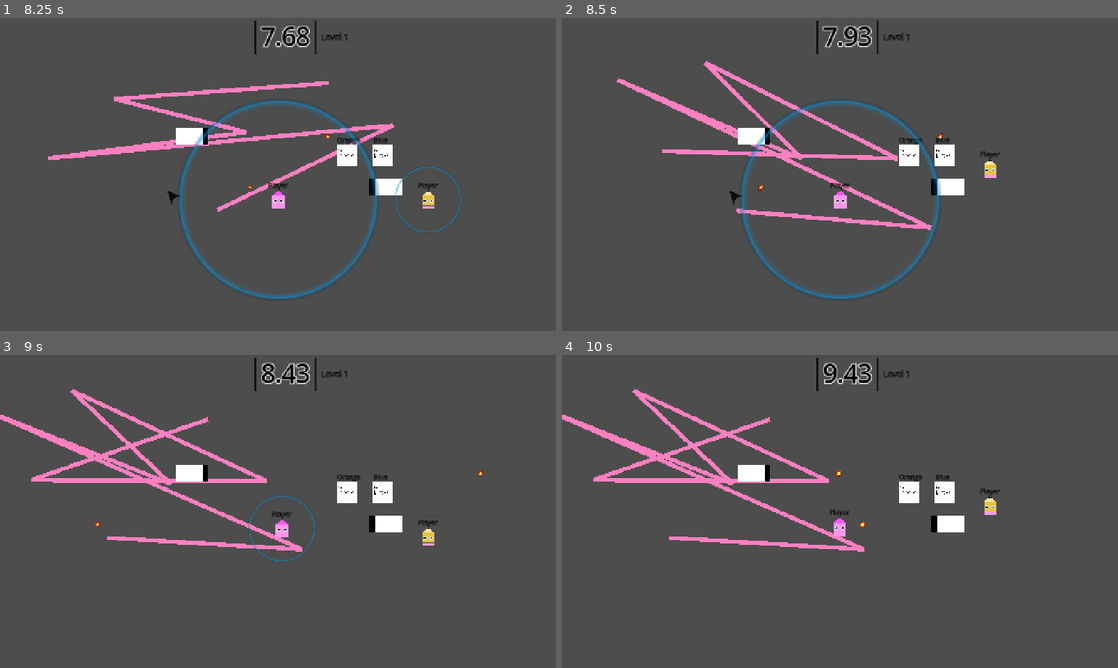
Above: before the commit, frames 1-4 (two rows, left to right).
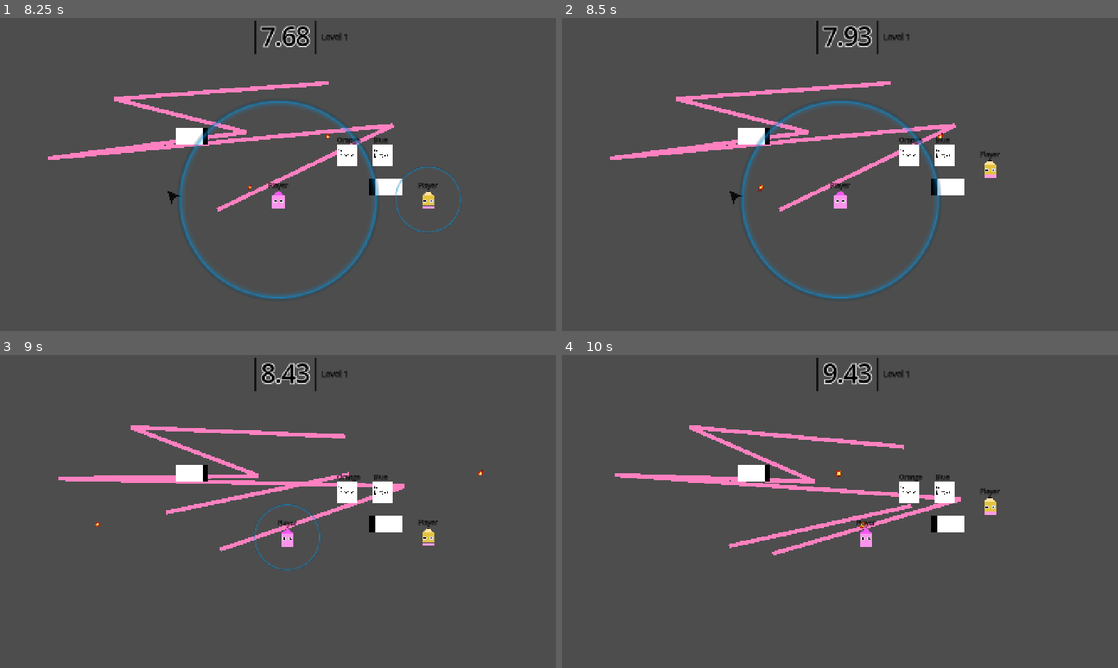
Above: after the commit, the same moments.

Repository: SiwenJadenLong/Co-Sketch
Game: Godot game, scene res://scenes/Gameplay/Main.tscn
The game is run twice, just before and just after one commit, with the same random seed, the same clock (stepped at 60 frames per second) and the same inputs.
Inputs (mouse positions are in pixels of both pictures, inside the frame that each line leads up to):
- Up to frame 1 (8.25 s): click "Start" at 0.5 s; move the mouse to (400, 158) at 1.27 s; press the mouse at (400, 158) at 1.28 s; hold D (p1_right) 1.28-2.78 s; tap W (p1_up) at 1.52, 2.27, 3.77, 4.52, 5.27, 6.77, 7.52 s; move the mouse to (166, 190) at 2.02 s; release the mouse at (166, 190) at 2.03 s; click (166, 190) at 2.1 s; move the mouse to (333, 105) at 2.77 s; press the mouse at (333, 105) at 2.78 s; hold A (p1_left) 2.78-3.53 s; tap E (p1_edit_toggle) at 2.85, 8.1 s; move the mouse to (250, 237) at 3.52 s; release the mouse at (250, 237) at 3.53 s; hold D (p1_right) 3.53-5.03 s; tap Shift (p2_edit_toggle) at 3.6 s; click (250, 237) at 3.8 s; move the mouse to (444, 221) at 4.27 s; press the mouse at (444, 221) at 4.28 s; tap Left (p2_left) at 4.35 s; move the mouse to (111, 127) at 5.02 s; release the mouse at (111, 127) at 5.03 s; hold A (p1_left) 5.03-5.78 s; tap Right (p2_right) at 5.1 s; click (111, 127) at 5.3 s; move the mouse to (305, 174) at 5.77 s; press the mouse at (305, 174) at 5.78 s; hold D (p1_right) 5.78-6.53 s; tap Up (p2_up) at 5.85 s; move the mouse to (194, 96) at 6.52 s; release the mouse at (194, 96) at 6.53 s; hold A (p1_left) 6.53-8.03 s; click (194, 96) at 6.6 s; move the mouse to (400, 158) at 7.27 s; press the mouse at (400, 158) at 7.28 s; move the mouse to (166, 190) at 8.02 s; release the mouse at (166, 190) at 8.03 s; hold D (p1_right) from 8.03 s (still down)
- Up to frame 2 (8.5 s): keep holding D (p1_right); tap W (p1_up) at 8.27 s; click (728, 190) at 8.3 s
- Up to frame 3 (9 s): keep holding D (p1_right); move the mouse to (333, 442) at 8.77 s; press the mouse at (333, 442) at 8.78 s; tap Shift (p2_edit_toggle) at 8.85 s
- Up to frame 4 (10 s): keep holding D (p1_right); move the mouse to (812, 574) at 9.52 s; release the mouse at (812, 574) at 9.53 s; tap Left (p2_left) at 9.6 s; tap W (p1_up) at 9.77 s; click (812, 574) at 9.8 s

Frame 1 is identical in both runs. In frame 2, 4.5% of the frame differs, in the area x 8-71%, y 13-68%; in frame 3, 4.9%; in frame 4, 5.0%, in the area x 0-72%, y 10-64%.

Commit message:
Allow multiple drawings

Diff:
--- a/scenes/Gameplay/cursor.gd
+++ b/scenes/Gameplay/cursor.gd
@@ -11,8 +11,11 @@
 
 # Called when the node enters the scene tree for the first time.
 func _ready() -> void:
-#	Input.set_mouse_mode(Input.MOUSE_MODE_HIDDEN);
+	Input.set_mouse_mode(Input.MOUSE_MODE_HIDDEN);
+	lineContainer.name = "lineContainer";
 	line = lineContainer.summonLine();
+
+	SignalBus.editingExited.connect(resetLineContainer);
 
 
 # Called every frame. 'delta' is the elapsed time since the previous frame.
@@ -25,7 +28,7 @@
 
 func addLinePoint(mousePosition: Vector2) -> void:
 	line.add_point(mousePosition);
-	if line.get_point_count() == 1:
+	if line.get_point_count() == 1 and !lineContainer.get_parent():
 		get_parent().add_child(lineContainer);
 	if line.get_point_count() > 1:
 		var collision = CollisionShape2D.new();
@@ -35,3 +38,8 @@
 		collision.name = "Segment%sHitbox" % (line.get_point_count()-1) ;
 		collision.shape = newSegmentShape;
 		lineContainer.add_child(collision);
+
+func resetLineContainer():
+	lineContainer = lineTemplate.instantiate();
+	line = lineContainer.summonLine();
+	get_parent().add_child(lineContainer);
